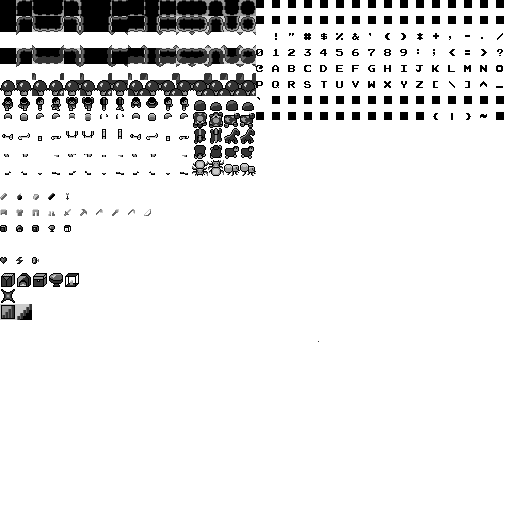
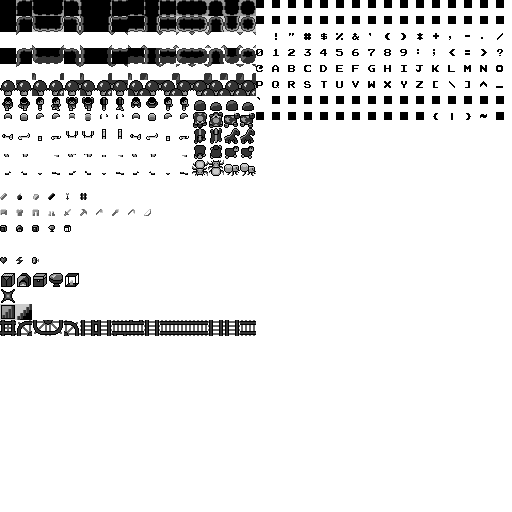
Before/after of a 512 × 512 layered artwork. What changed in the layer stack:
painted on "spritesheet.png" over [0, 48, 319, 342]
